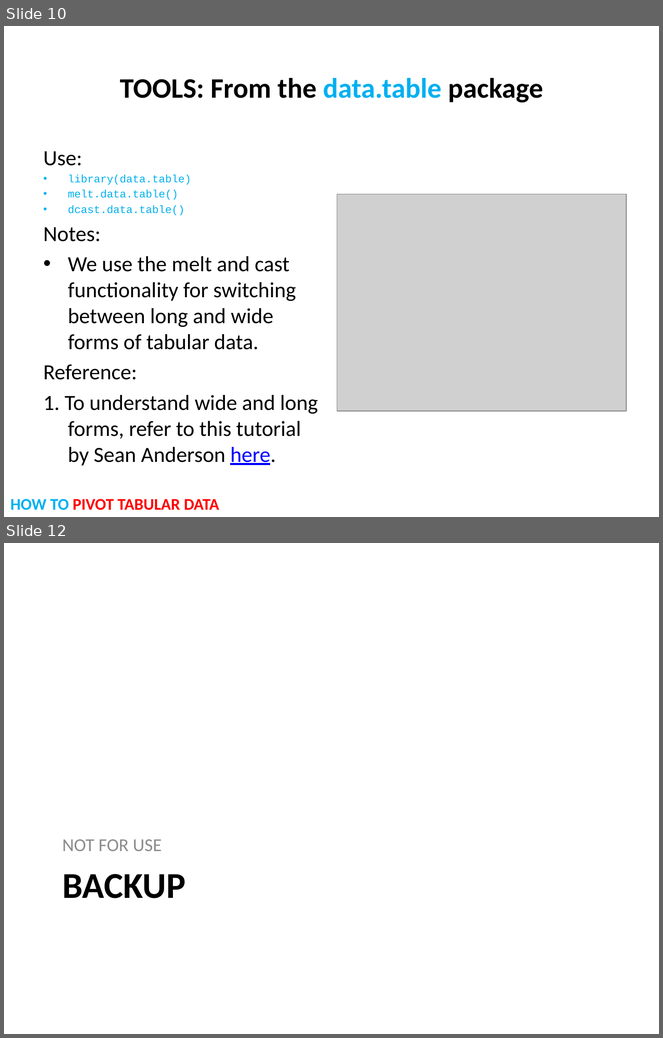
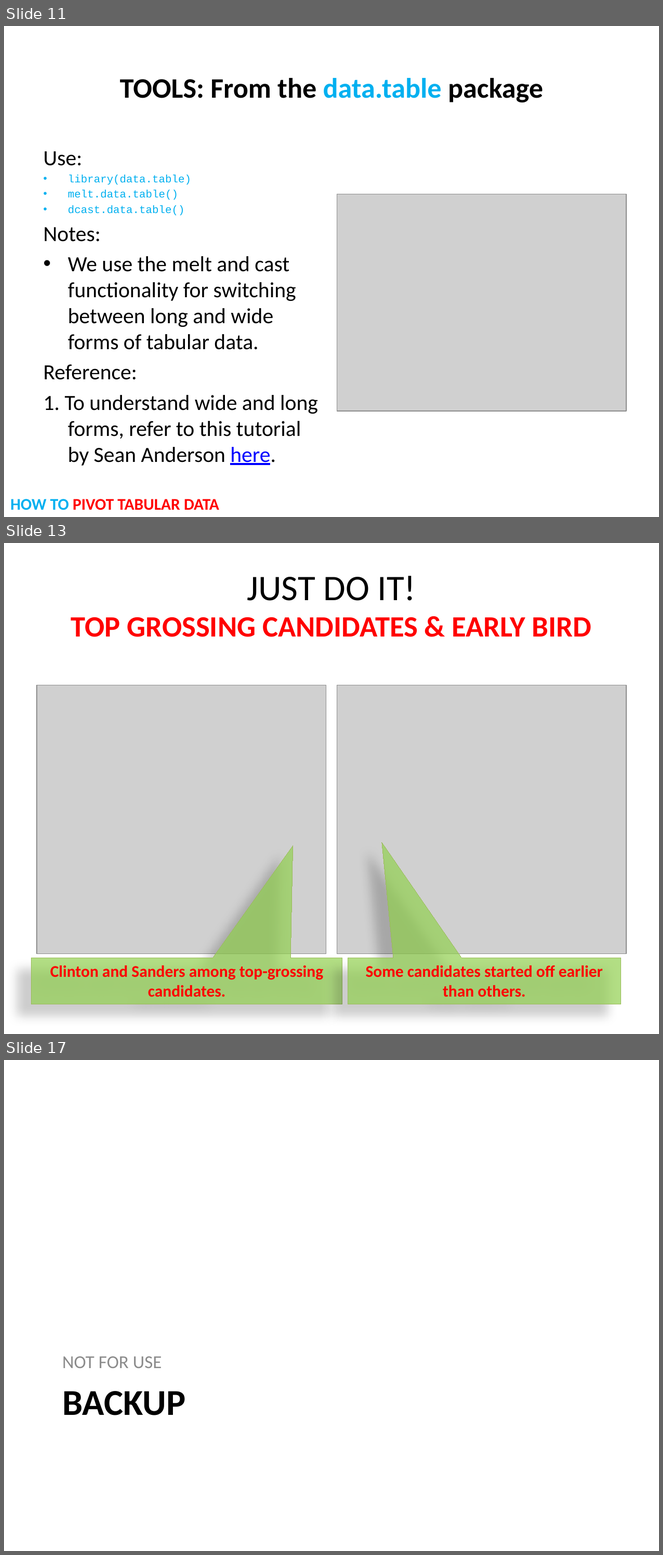
Before and after one commit to sunbee/R-How-To, a slide deck: R HOW TO’S.pptx. Shown one above the other, each under a label of ours: slides 10 and 12 before the commit, slides 11, 13 and 17 after it; the slides between them are not shown. The pictures are 663x1038 and 663x1555 pixels, drawn with LibreOffice and Linux fonts; fonts in the diff are those of the drawing; grey boxes stand for pictures. Boxes give left, top, right and bottom in pixels: in the first picture for what was removed or moved away, otherwise in the second. Text is boxed around its words. In the diff, an @@ line names an element or a change of style, - is before the commit and + after.

```diff
--- a/R HOW TO’S.pptx
+++ b/R HOW TO’S.pptx
@@ slide 13 added at [4, 543, 659, 1034], background #FFFFFF @@
@@ title added at [71, 576, 592, 637], 32.4 pt, text #FF0000, bold @@
+JUST DO IT!
+TOP GROSSING CANDIDATES & EARLY BIRD
@@ picture added at [37, 685, 326, 954] @@
@@ picture added at [337, 685, 626, 954] @@
@@ speech box added at [32, 958, 343, 1004], fill #92D050 at 70% opacity, outline #9BBB59 0.75 pt, 18 pt, text #FF0000, bold @@
+Clinton and Sanders among top-grossing candidates.
@@ speech box added at [348, 958, 621, 1004], fill #92D050 at 70% opacity, outline #9BBB59 0.75 pt, 18 pt, text #FF0000, bold @@
+Some candidates started off earlier than others.
@@ what was slide 10 is now slide 11 @@
@@ what was slide 12 is now slide 17 @@
```
Also in this commit, not shown: 1 slide changed, 4 other slides added, 4 other files.
